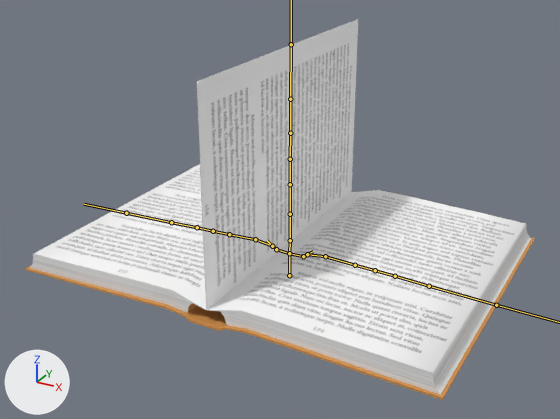
The FBX model care-up/Assets/Resources_moved/Models/OpenedBook.fbx: old version first, new version second.
Rendered twice from a camera (50 mm lens) standing at (0.244, -0.458, 0.264) and looking at (0.001, -0.017, 0.044). Arrows for +X, +Y and +Z are at lower left; the lights stay in place. The bones that bend it are drawn over the model as lines.

Objects in the first picture: 'Book', 'BookPage'.
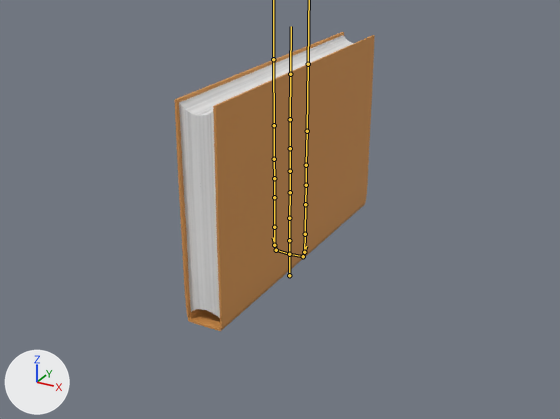
The newer file adds an action. The first version stands in its rest pose; the second is drawn at frame 692 of the action 'BookArmature|_Book_RemovingBlanket'.

Pixel boxes (x1, y1, x2, y2) of what changed, in the pictures (560 x 419 px):
```json
{"object": "Book", "change": "posed", "before": [25, 164, 535, 400], "after": [175, 32, 375, 331], "on screen": "61% narrower, 27% taller"}
{"object": "BookPage", "change": "posed", "before": [196, 19, 358, 310], "on screen": "not visible afterwards"}
{"bone": "b2.l", "before": "(276, 249) to (267, 240)", "after": "(276, 250) to (273, 237)"}
{"bone": "b3.l", "before": "(272, 246) to (255, 239)", "after": "(274, 245) to (274, 227)"}
{"bone": "b4.l", "before": "(255, 239) to (229, 234)", "after": "(274, 227) to (274, 197)"}
{"bone": "b2.r", "before": "(303, 256) to (313, 251)", "after": "(303, 256) to (306, 246)"}
{"bone": "b3.r", "before": "(307, 254) to (325, 256)", "after": "(304, 252) to (305, 234)"}
{"bone": "b4.r", "before": "(325, 256) to (355, 265)", "after": "(305, 234) to (305, 204)"}
{"bone": "m1", "before": "(290, 240) to (290, 214)", "after": "(289, 240) to (289, 218)"}
```

Edits to the scene script, one JSON object a line:
```json
{"block": "bone_b2_l", "where": "bone_b2_l = bpy.data.objects['BookArmature'].pose.bones['b2.l']  # child of 'b1.l'"}
{"op": "set", "path": "bone_b2_l.rotation_quaternion", "old": "(1.0, 0.0, 0.0, 0.0)", "new": "(0.949, 0.0, 0.0, -0.317)", "note": "degrees (0, 0, 0) -> degrees (0, 0, -37)"}
{"block": "bone_b3_l", "where": "bone_b3_l = bpy.data.objects['BookArmature'].pose.bones['b3.l']  # child of 'b2.l'"}
{"op": "set", "path": "bone_b3_l.rotation_quaternion", "old": "(1.0, 0.0, 0.0, 0.0)", "new": "(0.923, 0.0, 0.0, -0.386)", "note": "degrees (0, 0, 0) -> degrees (0, 0, -45)"}
{"block": "bone_b4_l", "where": "bone_b4_l = bpy.data.objects['BookArmature'].pose.bones['b4.l']  # child of 'b3.l'"}
{"op": "set", "path": "bone_b4_l.rotation_quaternion", "old": "(1.0, 0.0, 0.0, 0.0)", "new": "(0.996, 0.0, 0.0, -0.084)", "note": "degrees (0, 0, 0) -> degrees (0, 0, -10)"}
{"block": "bone_b2_r", "where": "bone_b2_r = bpy.data.objects['BookArmature'].pose.bones['b2.r']  # child of 'b1.r'"}
{"op": "set", "path": "bone_b2_r.rotation_quaternion", "old": "(1.0, 0.0, 0.0, 0.0)", "new": "(0.949, 0.0, 0.0, 0.317)", "note": "degrees (0, 0, 0) -> degrees (0, 0, 37)"}
{"block": "bone_b3_r", "where": "bone_b3_r = bpy.data.objects['BookArmature'].pose.bones['b3.r']  # child of 'b2.r'"}
{"op": "set", "path": "bone_b3_r.rotation_quaternion", "old": "(1.0, 0.0, 0.0, 0.0)", "new": "(0.923, 0.0, 0.0, 0.386)", "note": "degrees (0, 0, 0) -> degrees (0, 0, 45)"}
{"block": "bone_b4_r", "where": "bone_b4_r = bpy.data.objects['BookArmature'].pose.bones['b4.r']  # child of 'b3.r'"}
{"op": "set", "path": "bone_b4_r.rotation_quaternion", "old": "(1.0, 0.0, 0.0, 0.0)", "new": "(0.996, 0.0, 0.0, 0.084)", "note": "degrees (0, 0, 0) -> degrees (0, 0, 10)"}
{"block": "bone_m1", "where": "bone_m1 = bpy.data.objects['BookArmature'].pose.bones['m1']  # child of 'm0'"}
{"op": "set", "path": "bone_m1.scale", "old": "(1.0, 1.0, 1.0)", "new": "(1.0, 0.86, 1.0)"}
```
